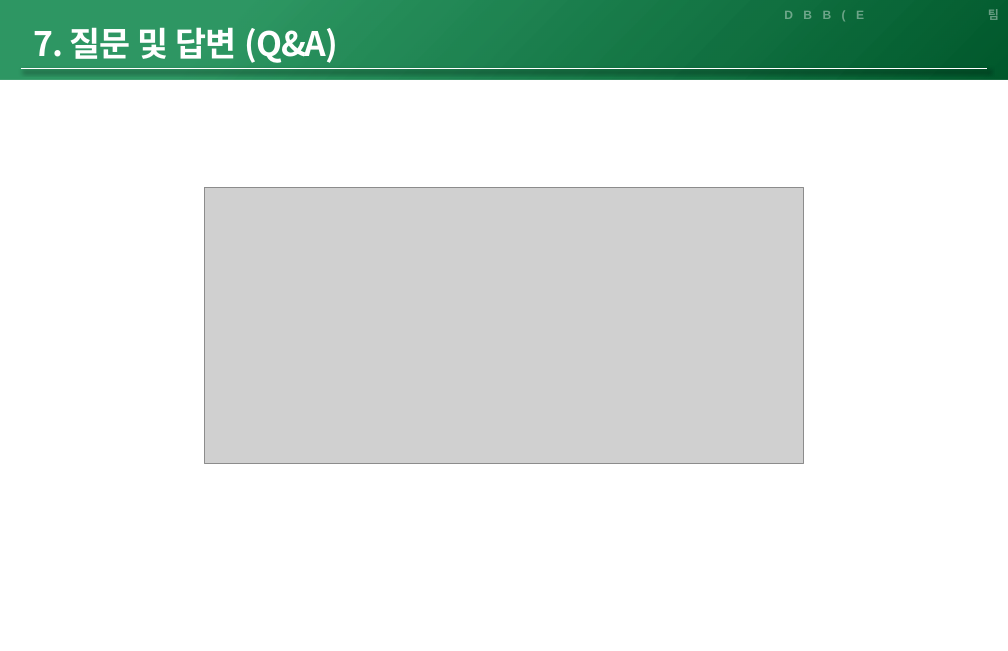
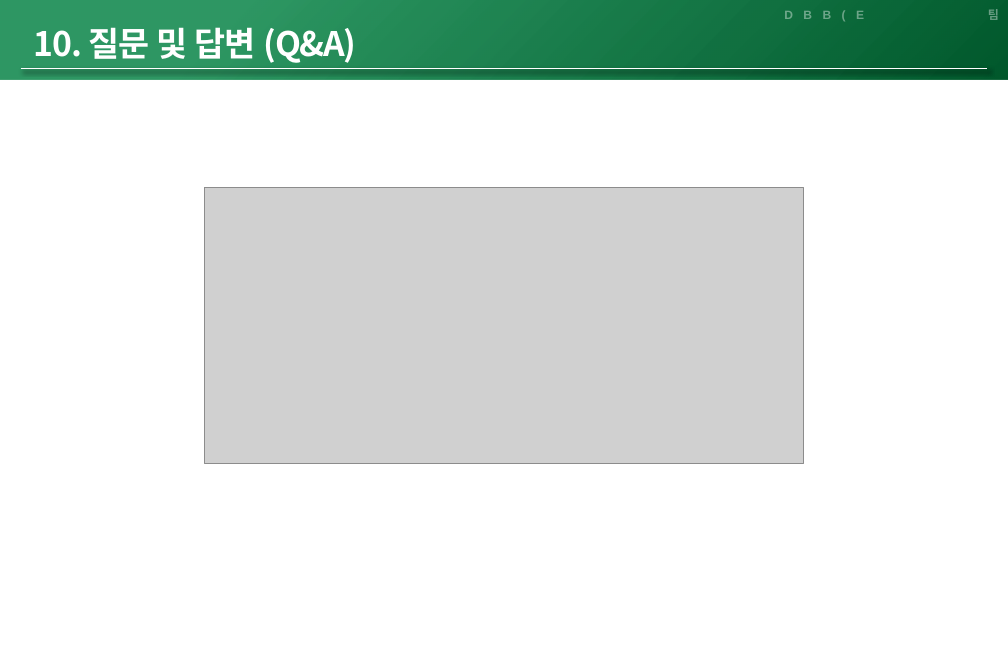
Before and after one commit to dhlee23/DBB-Expert, a slide deck: slide 18 of db_notes/'24년 DBB Expert 3팀 프로젝트 발표자료_V3.pptx (slide 11 before the commit). Drawn at 1008x651 pixels with LibreOffice and Linux fonts; fonts in the diff are those of the drawing; grey boxes stand for pictures. Boxes give left, top, right and bottom in pixels: in the first picture for what was removed or moved away, otherwise in the second. Text is boxed around its words. In the diff, an @@ line names an element or a change of style, - is before the commit and + after.

```diff
--- a/db_notes/'24년 DBB Expert 3팀 프로젝트 발표자료_V3.pptx
+++ b/db_notes/'24년 DBB Expert 3팀 프로젝트 발표자료_V3.pptx
@@ text at box(34, 27, 357, 63): text changed @@
-7. 질문 및 답변 (Q&A)
+10. 질문 및 답변 (Q&A)
```
Also in this commit, not shown: 8 other slides changed, 7 slides added.
